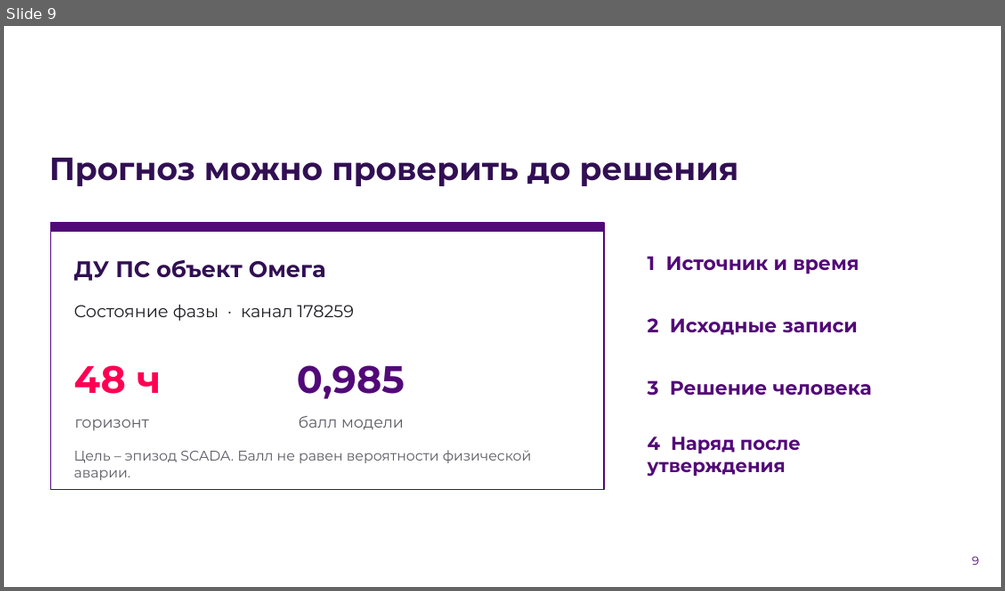
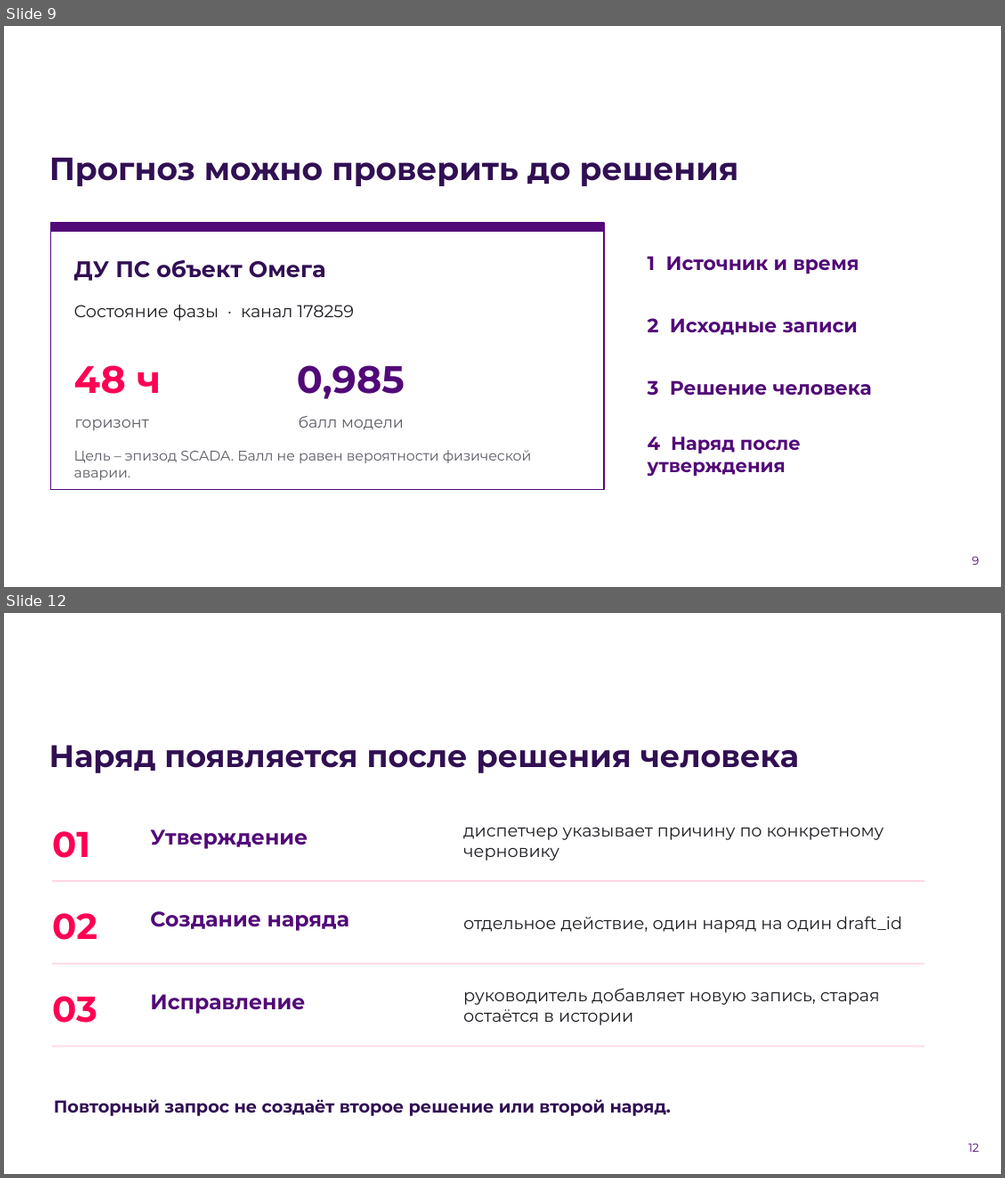
Before and after one commit to MonaCCi111/lct2, a slide deck: docs/submission/Dolos_LCT2026_final.pptx. Shown one above the other, each under a label of ours: slide 9 before the commit, slides 9 and 12 after it; the slides between them are not shown. The pictures are 1005x591 and 1005x1178 pixels, drawn with LibreOffice and Linux fonts; fonts in the diff are those of the drawing; background and template pictures are left out. Boxes give left, top, right and bottom in pixels: in the first picture for what was removed or moved away, otherwise in the second. Text is boxed around its words. In the diff, an @@ line names an element or a change of style, - is before the commit and + after.

```diff
--- a/docs/submission/Dolos_LCT2026_final.pptx
+++ b/docs/submission/Dolos_LCT2026_final.pptx
@@ slide 12 added at <box>4,613,1001,1174</box>, background picture (left out) @@
@@ text added at <box>50,651,455,684</box>, 16.5 pt, text #FFFFFF, bold @@
+УПРАВЛЕНИЕ НАРЯДАМИ
@@ text added at <box>49,745,799,773</box>, 30 pt, text #310F53, bold @@
+Наряд появляется после решения человека
@@ text added at <box>52,831,90,858</box>, 34.5 pt, text #FF0053, bold @@
+01
@@ text added at <box>150,829,307,849</box>, 20.2 pt, text #520978, bold @@
+Утверждение
@@ text added at <box>463,827,884,860</box>, 16.5 pt, text #1C1D22 @@
+диспетчер указывает причину по конкретному черновику
@@ rectangle added at <box>53,880,925,882</box>, fill #FFD6E4 @@
@@ text added at <box>52,913,97,940</box>, 34.5 pt, text #FF0053, bold @@
+02
@@ text added at <box>150,911,349,931</box>, 20.2 pt, text #520978, bold @@
+Создание наряда
@@ text added at <box>463,916,902,933</box>, 16.5 pt, text #1C1D22 @@
+отдельное действие, один наряд на один draft_id
@@ rectangle added at <box>53,963,925,965</box>, fill #FFD6E4 @@
@@ text added at <box>52,996,97,1022</box>, 34.5 pt, text #FF0053, bold @@
+03
@@ text added at <box>150,994,305,1013</box>, 20.2 pt, text #520978, bold @@
+Исправление
@@ text added at <box>463,988,880,1025</box>, 16.5 pt, text #1C1D22 @@
+руководитель добавляет новую запись, старая остаётся в истории
@@ rectangle added at <box>53,1046,925,1046</box>, fill #FFD6E4 @@
@@ text added at <box>54,1099,671,1116</box>, 16.5 pt, text #310F53, bold @@
+Повторный запрос не создаёт второе решение или второй наряд.
@@ text added at <box>968,1143,979,1151</box>, 11.2 pt, text #520978 @@
+12
```
Also in this commit, not shown: 10 slides changed, 4 other slides added, 2 other files.
